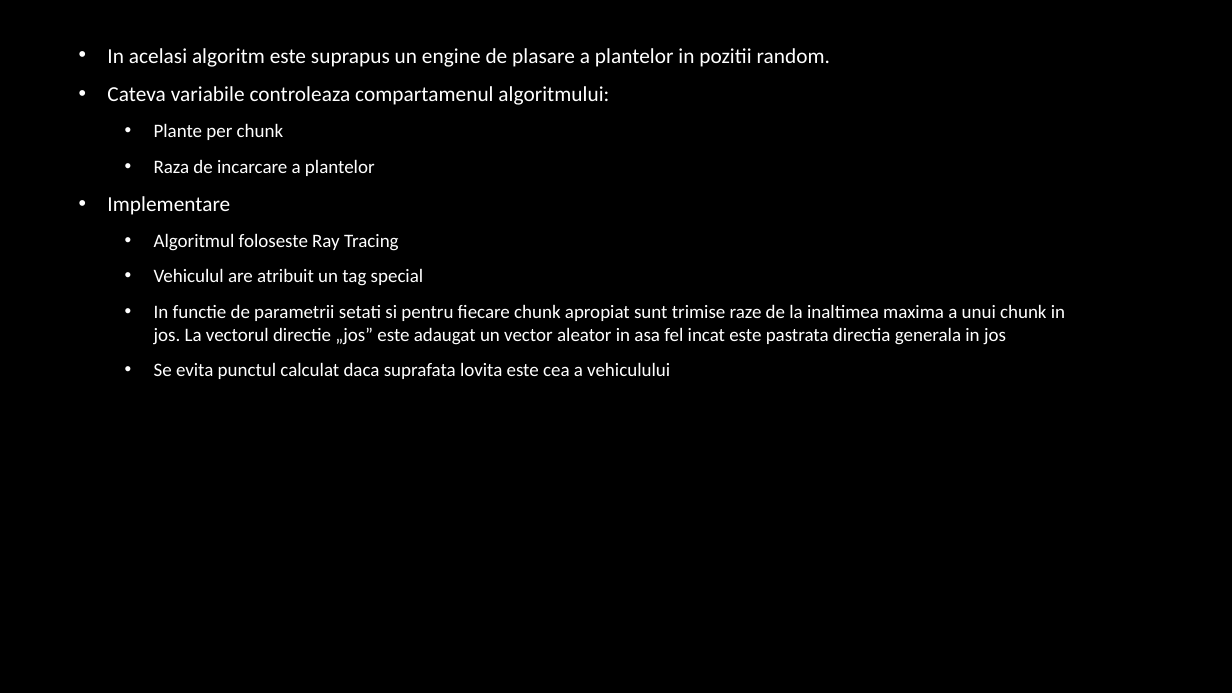
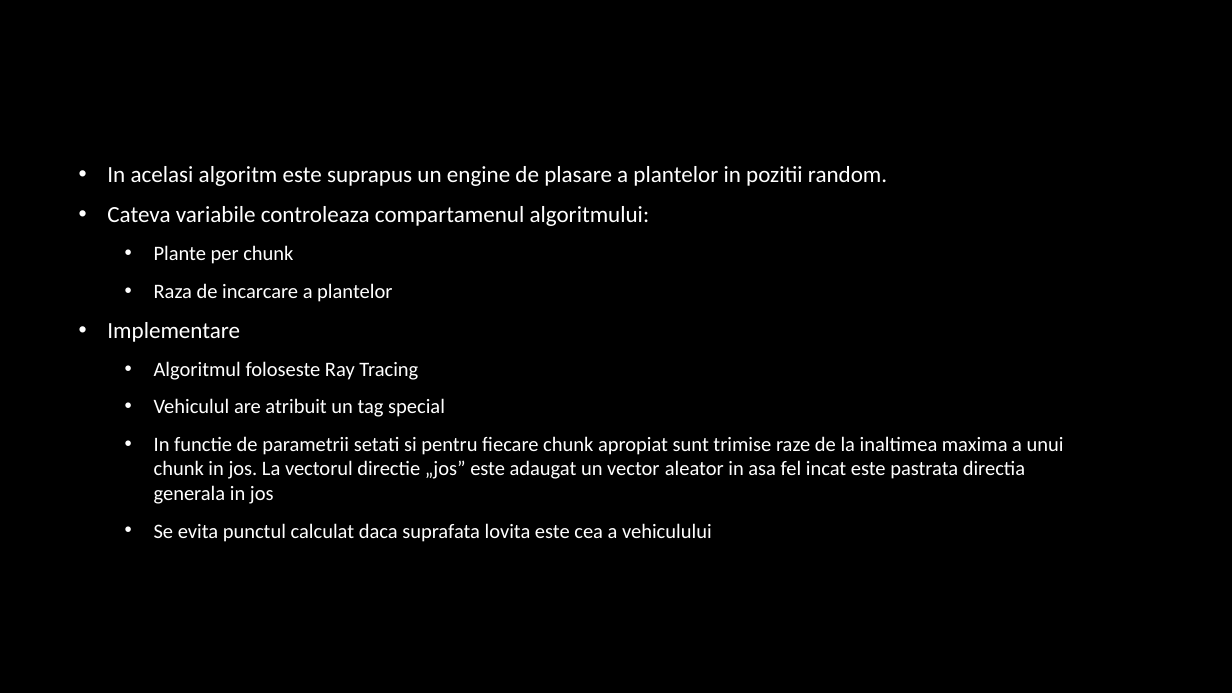
Before and after one commit to AntonVonDelta/ProiectPAS, a slide deck: slide 13 of Prezentare/OceanExploration.pptx (slide 12 before the commit). Drawn at 1232x693 pixels with LibreOffice and Linux fonts; fonts in the diff are those of the drawing; background and template pictures are left out. Boxes give left, top, right and bottom in pixels: in the first picture for what was removed or moved away, otherwise in the second. Text is boxed around its words. In the diff, an @@ line names an element or a change of style, - is before the commit and + after.

Commit message:
Update ppt

```diff
--- a/Prezentare/OceanExploration.pptx
+++ b/Prezentare/OceanExploration.pptx
@@ text "In acelasi algoritm este suprapus ...": place and size @@
-text "In acelasi algoritm este suprapus ..." at (107,48,1065,379)
+text "In acelasi algoritm este suprapus ..." at (107,166,1064,542)
@@ text "In acelasi algoritm este suprapus ..." at (107,166,1064,542): size 16.6 to 18 pt in "In acelasi algoritm este suprapus un engine ...", "Cateva variabile controleaza compartamenul algoritmului:", "Implementare"; size 14.8 to 16 pt in "Plante per chunk", "Raza de incarcare a plantelor", "Algoritmul foloseste Ray Tracing", "Vehiculul are atribuit un tag special" and 2 more places @@
```
Also in this commit, not shown: 3 slides added.
